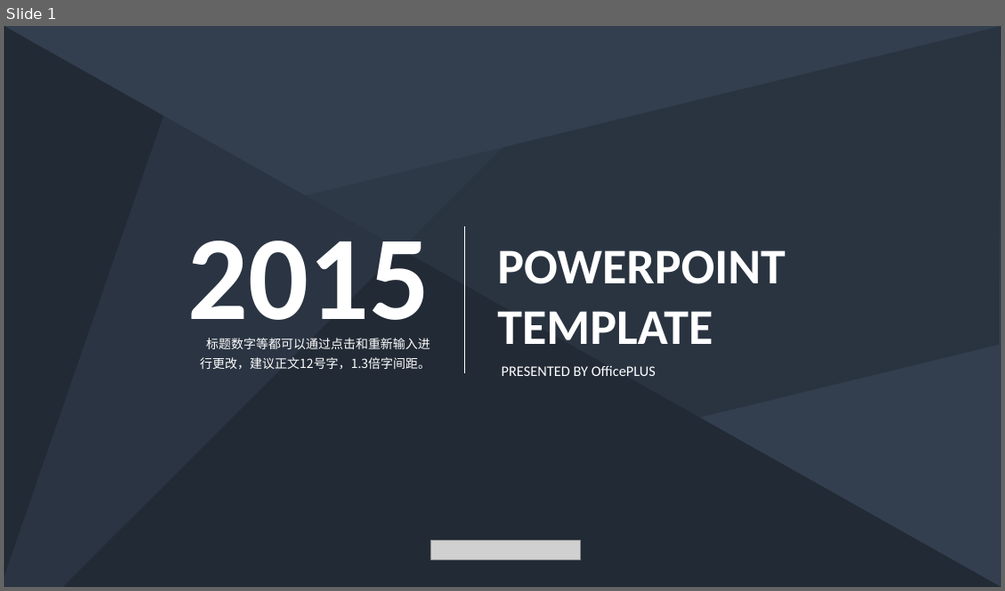
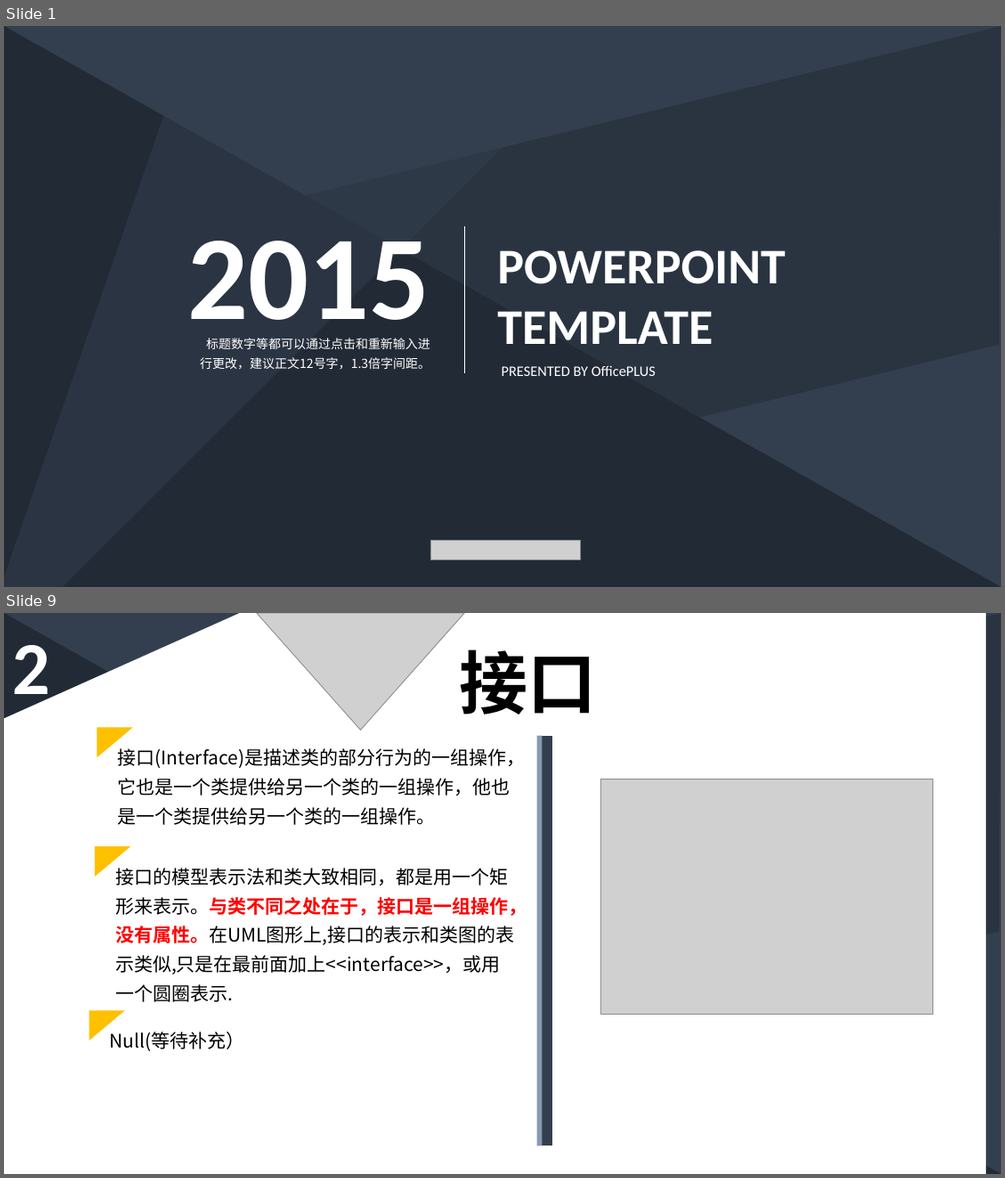
Before and after one commit to PRD2018-G03/PRD2018-G03-SoftwareEngineeringProject, a slide deck: 非受控文档/5_骆佳俊/深蓝低调稳重商务PPT模板-类图骆佳俊部分.pptx. Shown one above the other, each under a label of ours: slide 1 before the commit, slides 1 and 9 after it; the slides between them are not shown. The pictures are 1005x591 and 1005x1178 pixels, drawn with LibreOffice and Linux fonts; fonts in the diff are those of the drawing; grey boxes stand for pictures. Boxes give left, top, right and bottom in pixels: in the first picture for what was removed or moved away, otherwise in the second. Text is boxed around its words. In the diff, an @@ line names an element or a change of style, - is before the commit and + after.

```diff
--- a/非受控文档/5_骆佳俊/深蓝低调稳重商务PPT模板-类图骆佳俊部分.pptx
+++ b/非受控文档/5_骆佳俊/深蓝低调稳重商务PPT模板-类图骆佳俊部分.pptx
@@ slide 9 added at [4, 613, 1001, 1174], background #333F50; not listed: 3 template elements that a slide beside it also shows @@
@@ flow chart manual input added at [4, 613, 240, 1174], fill #FFFFFF @@
@@ rectangle added at [240, 613, 986, 1174], fill #FFFFFF @@
@@ picture added at [257, 613, 465, 730] @@
@@ text added at [12, 645, 50, 711], 72 pt, text #FFFFFF, bold @@
+2
@@ text added at [459, 649, 596, 714], 66 pt, text #000000, bold @@
+接口
@@ triangle added at [97, 728, 133, 757], fill #FFC000 @@
@@ line added from (540, 736) to (540, 1145), #8497B0 5 pt @@
@@ line added from (548, 736) to (548, 1145), #333F50 10 pt @@
@@ text added at [118, 748, 526, 825], 18 pt, text #000000 @@
+接口(Interface)是描述类的部分行为的一组操作，它也是一个类提供给另一个类的一组操作，他也是一个类提供给另一个类的一组操作。
@@ picture added at [600, 779, 933, 1013] @@
@@ triangle added at [95, 846, 130, 876], fill #FFC000 @@
@@ text added at [115, 868, 526, 1002], 18 pt, text #000000 @@
+接口的模型表示法和类大致相同，都是用一个矩形来表示。与类不同之处在于，接口是一组操作，没有属性。在UML图形上,接口的表示和类图的表示类似,只是在最前面加上<<interface>>，或用一个圆圈表示.
@@ triangle added at [89, 1010, 125, 1040], fill #FFC000 @@
@@ text added at [110, 1031, 245, 1051], 18 pt, text #000000 @@
+Null(等待补充）
```
Also in this commit, not shown: 5 slides changed, 11 other slides added, 4 slides removed.
